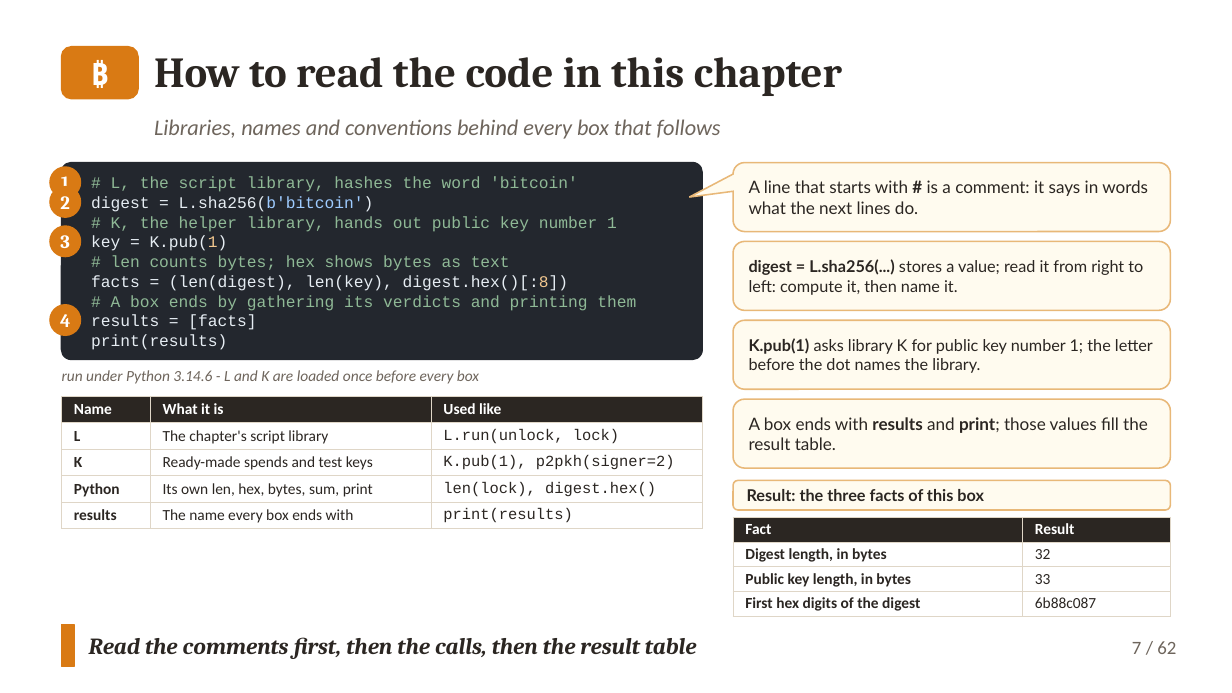
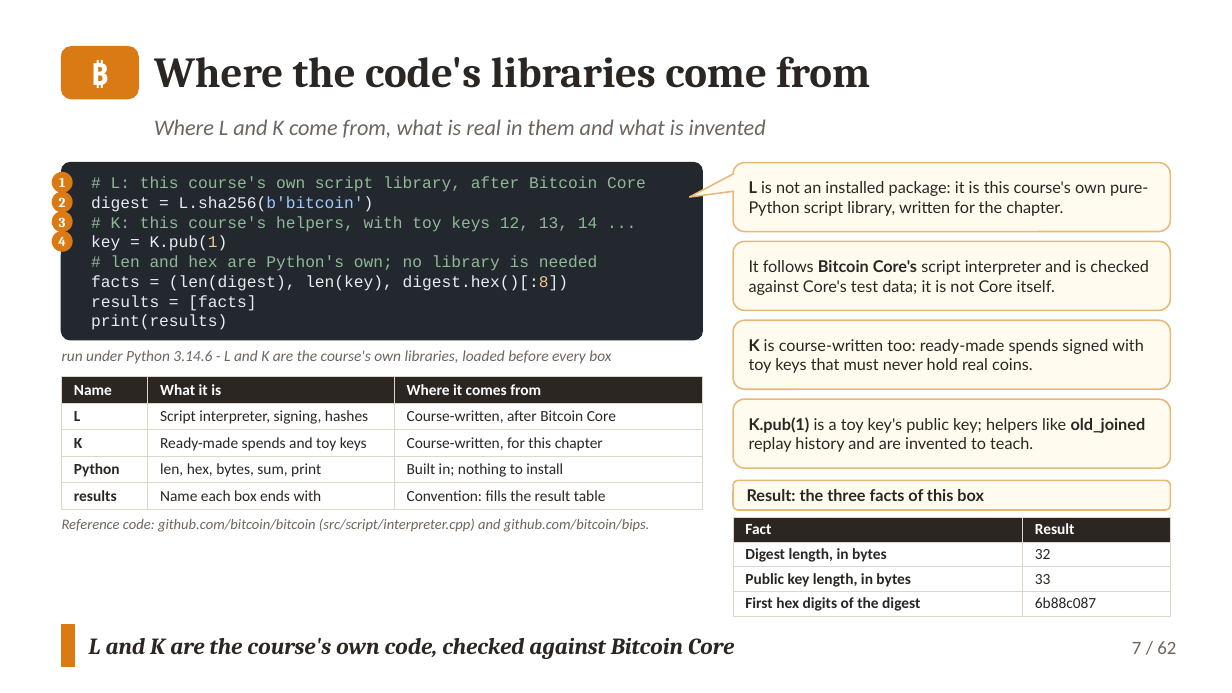
Before and after one commit to altunelyusuf/SEN0401, a slide deck: slide 7 of 03-materials/ch07/SEN0401_Ch07_AuthorizationAuthentication_3e_v2_6_0.pptx. Drawn at 1232x693 pixels with LibreOffice and Linux fonts; fonts in the diff are those of the drawing. Boxes give left, top, right and bottom in pixels: in the first picture for what was removed or moved away, otherwise in the second. Text is boxed around its words. In the diff, an @@ line names an element or a change of style, - is before the commit and + after.

```diff
--- a/03-materials/ch07/SEN0401_Ch07_AuthorizationAuthentication_3e_v2_6_0.pptx
+++ b/03-materials/ch07/SEN0401_Ch07_AuthorizationAuthentication_3e_v2_6_0.pptx
@@ text at <box>154,56,870,88</box>: text changed @@
-How to read the code in this chapter
+Where the code's libraries come from
@@ text at <box>154,119,766,138</box>: text changed @@
-Libraries, names and conventions behind every box that follows
+Where L and K come from, what is real in them and what is invented
@@ ellipse: place and size @@
-ellipse at <box>49,166,81,198</box>
+ellipse at <box>52,171,73,192</box>
@@ rounded rectangle: place and size @@
-rounded rectangle at <box>62,163,702,360</box>
+rounded rectangle at <box>62,163,702,340</box>
@@ text at <box>111,176,646,192</box>: text changed @@
-# L, the script library, hashes the word 'bitcoin'
+# L: this course's own script library, after Bitcoin Core
@@ ellipse: place and size @@
-ellipse at <box>49,186,81,218</box>
+ellipse at <box>52,191,73,212</box>
@@ text in rounded speech box at <box>749,181,1148,216</box>: text changed; size 10 to 9.5 pt @@
-A line that starts with # is a comment: it says in words what the next lines do.
+L is not an installed package: it is this course's own pure-Python script library, written for the chapter.
@@ size 11 to 8 pt in 4 elements at <box>59,178,65,187</box>, <box>59,197,66,207</box>, <box>59,217,66,227</box>, <box>58,236,66,246</box> @@
@@ text "3": place and size @@
-text "3" at <box>60,235,70,248</box>
+text "3" at <box>59,217,66,227</box>
@@ text "4": place and size @@
-text "4" at <box>60,314,70,327</box>
+text "4" at <box>58,236,66,246</box>
@@ ellipse: place and size @@
-ellipse at <box>49,225,81,257</box>
+ellipse at <box>52,230,73,251</box>
@@ ellipse: place and size @@
-ellipse at <box>49,304,81,336</box>
+ellipse at <box>52,211,73,232</box>
@@ text at <box>111,216,597,232</box>: text changed @@
-# K, the helper library, hands out public key number 1
+# K: this course's helpers, with toy keys 12, 13, 14 ...
@@ text at <box>111,255,597,271</box>: text changed @@
-# len counts bytes; hex shows bytes as text
+# len and hex are Python's own; no library is needed
@@ text in rounded rectangle at <box>749,260,1149,295</box>: text changed @@
-digest = L.sha256(...) stores a value; read it from right to left: compute it, then name it.
+It follows Bitcoin Core's script interpreter and is checked against Core's test data; it is not Core itself.
@@ text at <box>111,295,636,311</box>: paragraph removed @@
-# A box ends by gathering its verdicts and printing them
@@ text at <box>62,350,611,364</box>: text changed @@
-run under Python 3.14.6 - L and K are loaded once before every box
+run under Python 3.14.6 - L and K are the course's own libraries, loaded before every box
@@ text in rounded rectangle at <box>749,339,1144,373</box>: text changed @@
-K.pub(1) asks library K for public key number 1; the letter before the dot names the library.
+K is course-written too: ready-made spends signed with toy keys that must never hold real coins.
@@ table at <box>62,377,702,509</box> @@
-row 1, column 3: Used like
+row 1, column 3: Where it comes from
-row 2, column 2: The chapter's script library
+row 2, column 2: Script interpreter, signing, hashes
-row 2, column 3: L.run(unlock, lock)
+row 2, column 3: Course-written, after Bitcoin Core
-row 3, column 2: Ready-made spends and test keys
+row 3, column 2: Ready-made spends and toy keys
-row 3, column 3: K.pub(1), p2pkh(signer=2)
+row 3, column 3: Course-written, for this chapter
-row 4, column 2: Its own len, hex, bytes, sum, print
+row 4, column 2: len, hex, bytes, sum, print
-row 4, column 3: len(lock), digest.hex()
+row 4, column 3: Built in; nothing to install
-row 5, column 2: The name every box ends with
+row 5, column 2: Name each box ends with
-row 5, column 3: print(results)
+row 5, column 3: Convention: fills the result table
@@ table: place and size @@
-table at <box>62,397,702,529</box>
+table at <box>62,377,702,509</box>
@@ text in rounded rectangle at <box>749,417,1146,452</box>: text changed; size 10 to 9.5 pt @@
-A box ends with results and print; those values fill the result table.
+K.pub(1) is a toy key's public key; helpers like old_joined replay history and are invented to teach.
@@ text added at <box>62,518,649,532</box>, 8.5 pt, text #6E655C, italic @@
+Reference code: github.com/bitcoin/bitcoin (src/script/interpreter.cpp) and github.com/bitcoin/bips.
@@ text at <box>89,638,734,659</box>: text changed @@
-Read the comments first, then the calls, then the result table
+L and K are the course's own code, checked against Bitcoin Core
```
Also in this commit, not shown: 8 other files.
